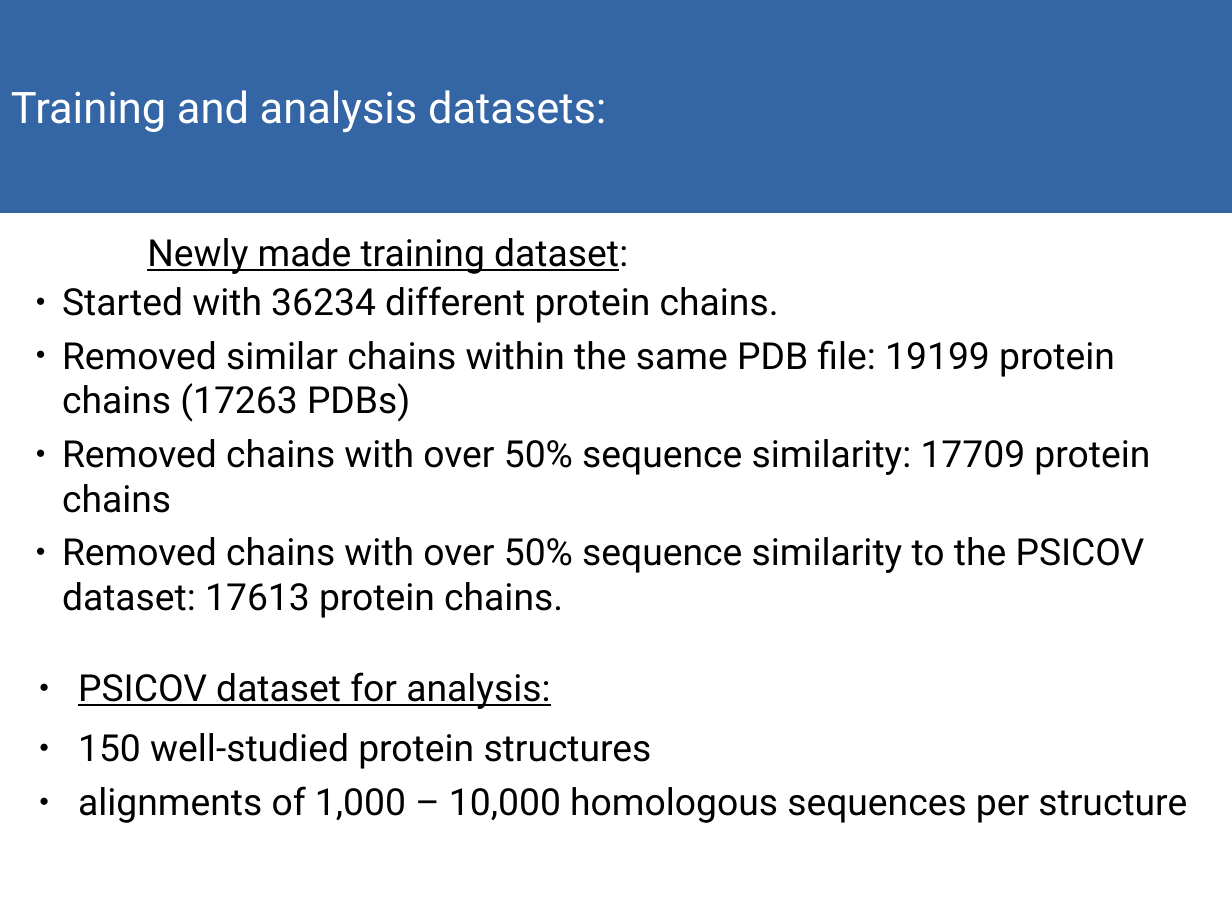
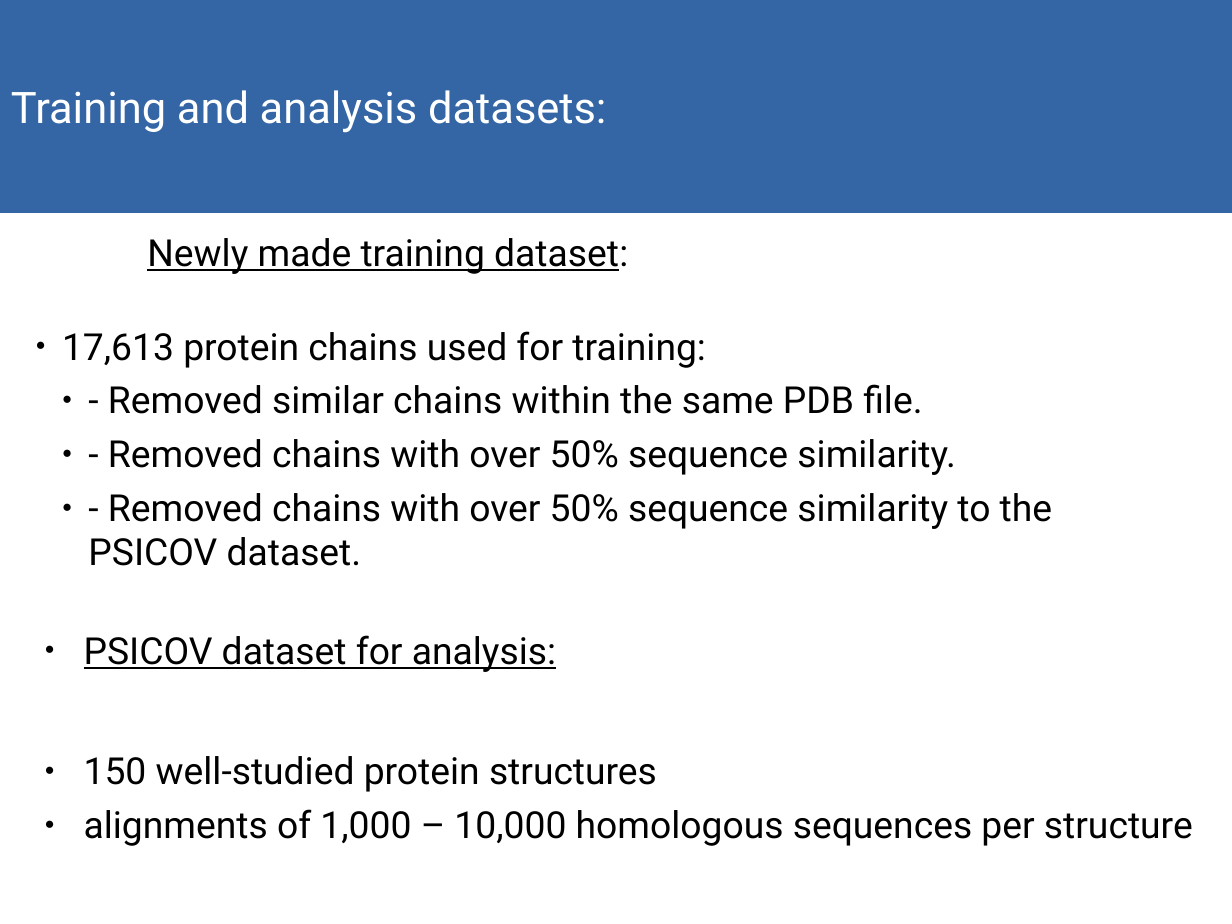
Before and after one commit to akulikova64/CNN_protein_landscape, a slide deck: slide 6 of present_7_2_21.odp. Drawn at 1232x924 pixels with LibreOffice and Linux fonts; fonts in the diff are those of the drawing. Boxes give left, top, right and bottom in pixels: in the first picture for what was removed or moved away, otherwise in the second. Text is boxed around its words. In the diff, an @@ line names an element or a change of style, - is before the commit and + after.

Commit message:
finished presentation

```diff
--- a/present_7_2_21.odp
+++ b/present_7_2_21.odp
@@ text at [62, 331, 1052, 566]: text changed @@
-● Started with 36234 different protein chains.
-● Removed similar chains within the same PDB file: 19199 protein chains (17263 PDBs)
-● Removed chains with over 50% sequence similarity: 17709 protein chains
-● Removed chains with over 50% sequence similarity to the PSICOV dataset: 17613 protein chains.
+● 17,613 protein chains used for training:
+  ● - Removed similar chains within the same PDB file.
+  ● - Removed chains with over 50% sequence similarity.
+  ● - Removed chains with over 50% sequence similarity to the PSICOV dataset.
@@ text "PSICOV dataset for analysis:" rewrapped from [78, 672, 1187, 823] to [84, 635, 1193, 846] @@
```
Also in this commit, not shown: 13 other slides changed, 27 slides added, 16 slides removed, 10 other files.
